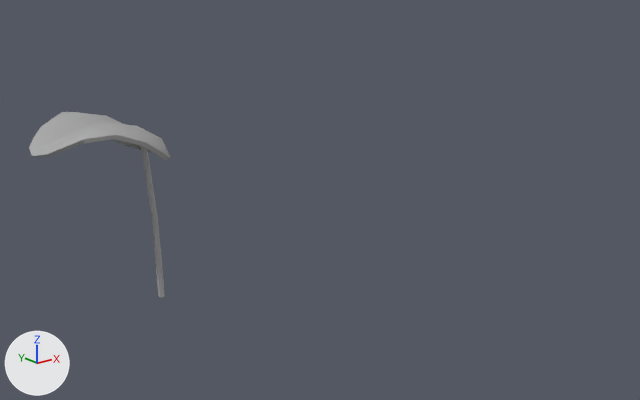
The FBX model Assets/Art/Models/Props/PalmLeaf_01.fbx, before and after one commit.
One viewpoint serves both versions: a camera (50 mm lens) standing at (-11.34, -21.64, 10.39) and looking at (3.13, -3.55, 3.15). The lights are fixed; the arrows at lower left show +X, +Y and +Z. Where no turn or scale is listed for an object, it has been applied to the vertices.

Objects in the first picture: 'LeafPalm_GEO', 'LeafPalm_GEO2'.
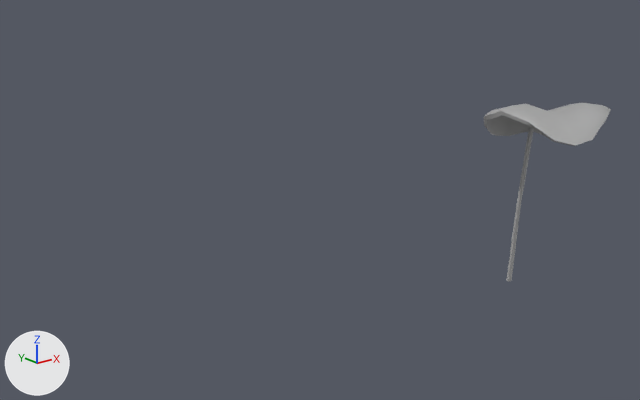
ob_leafpalm_grp is not drawn itself; it is the parent of ob_leafpalm_geo.

What the commit changed:
Mesh me_mesh_001_1 is new.
It has 83 vertices, 82 faces and spans x -2.14..1.11, y -2.79..0.75, z -0.28..1.04.
It uses material mat_standardsurface1 (grey #aaaaaa).
Object 'LeafPalm_GRP' (ob_leafpalm_grp) moves from (-0.000661, -0.0228, 0.0) to (8.893, -5.592, 0.0).
Object 'LeafPalm_GRP' (ob_leafpalm_grp) turns from (90, 0, 0) to (90, 0, 56) degrees about x, y and z.
Object 'LeafPalm_GEO2' (ob_leafpalm_geo2) is deleted.
Object 'LeafPalm_GEO3' (ob_leafpalm_geo3) is new; it shows me_mesh_001_1.
Its location is (8.84, -6.06, 4.77).

What differs and where, as boxes [x1, y1, x2, y2] in the pictures (640 x 400 px):
'LeafPalm_GEO3', added
    after: [484, 103, 611, 146]
'LeafPalm_GEO2', deleted
    before: [29, 112, 170, 160]
'LeafPalm_GEO', moved, turned
    before: [141, 146, 165, 297]
    after: [506, 128, 534, 282]
